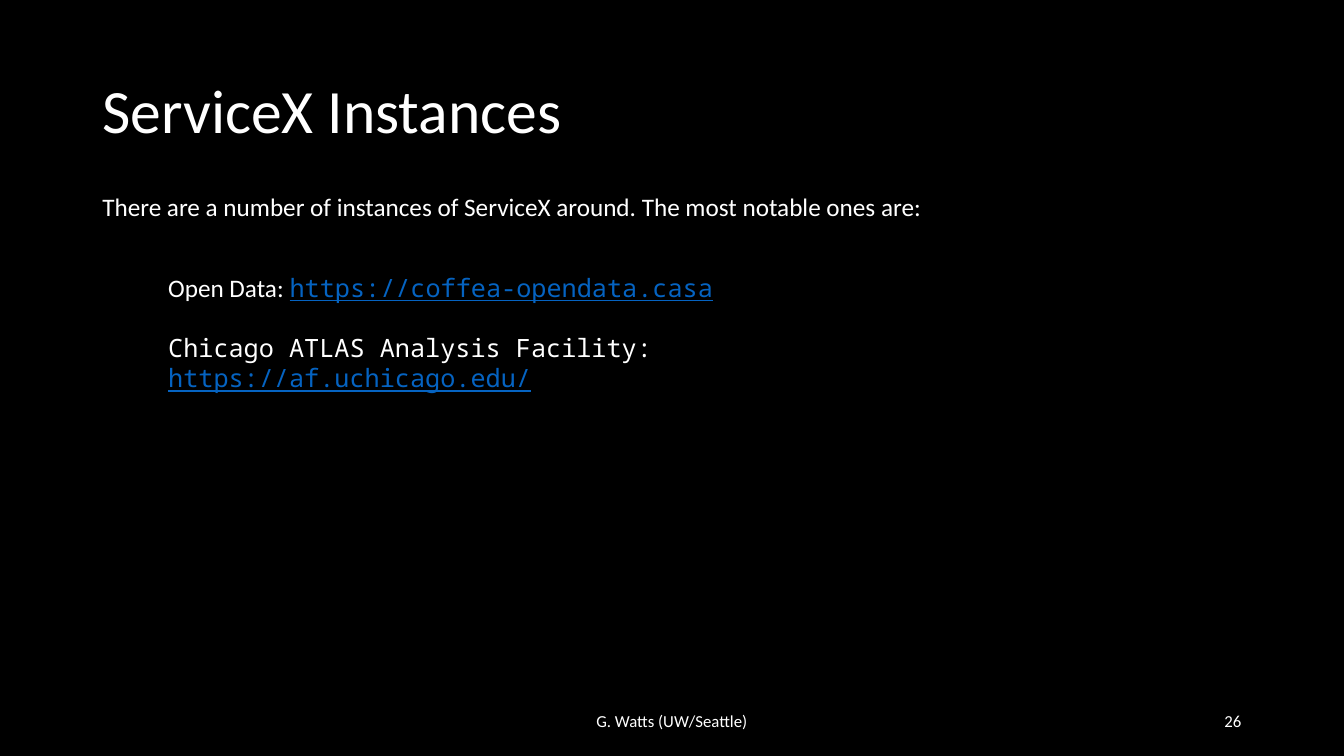
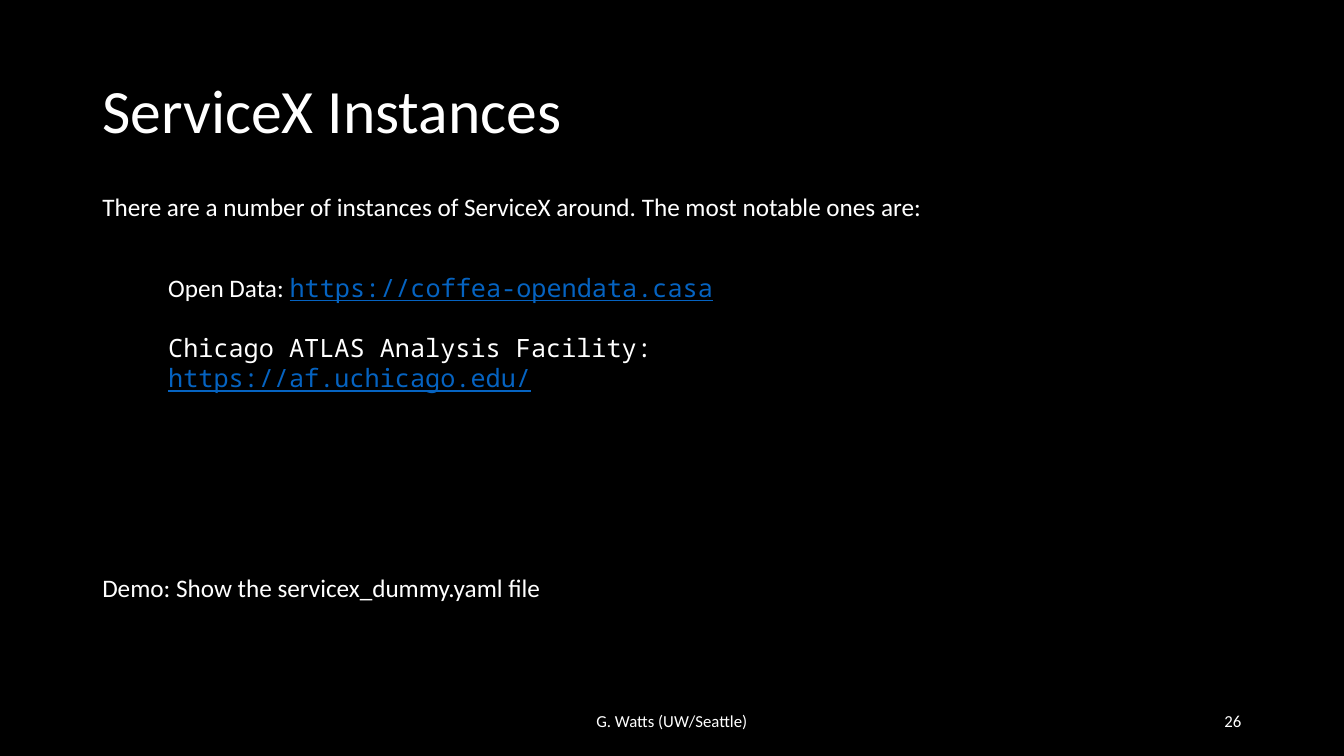
Before and after one commit to iris-hep/agc-workshop-2022-servicex, a slide deck: slide 26 of servicex.pptx. Drawn at 1344x756 pixels with LibreOffice and Linux fonts; fonts in the diff are those of the drawing. Boxes give left, top, right and bottom in pixels: in the first picture for what was removed or moved away, otherwise in the second. Text is boxed around its words. In the diff, an @@ line names an element or a change of style, - is before the commit and + after.

```diff
--- a/servicex.pptx
+++ b/servicex.pptx
@@ text added at box(102, 579, 540, 601), 18 pt, text #FFFFFF @@
+Demo: Show the servicex_dummy.yaml file
```
Also in this commit, not shown: 1 other slide changed, 1 slide removed.
